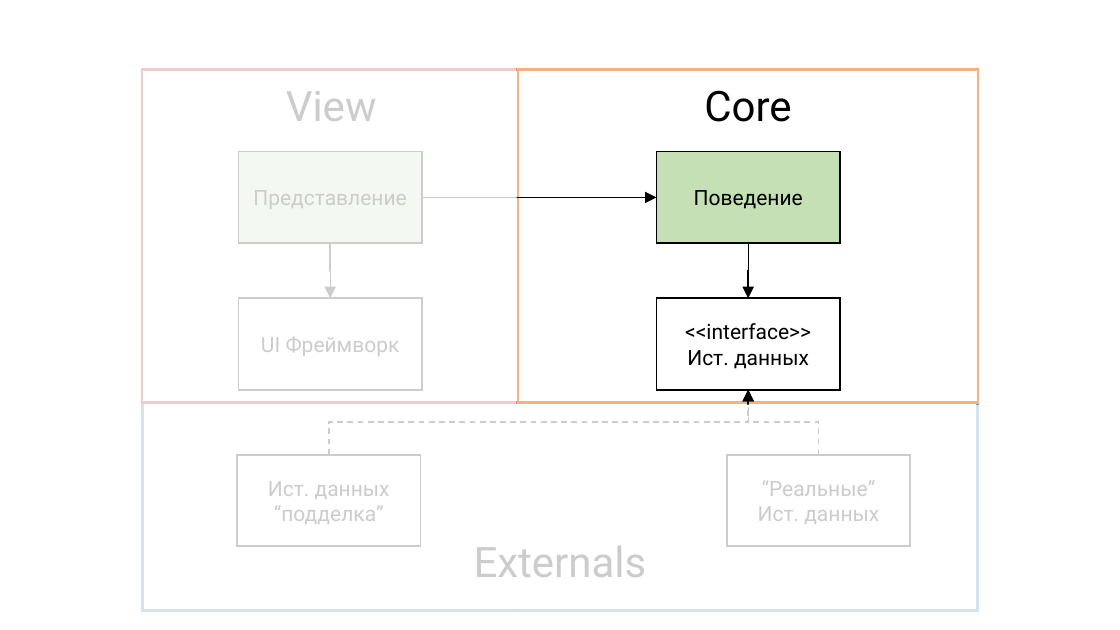
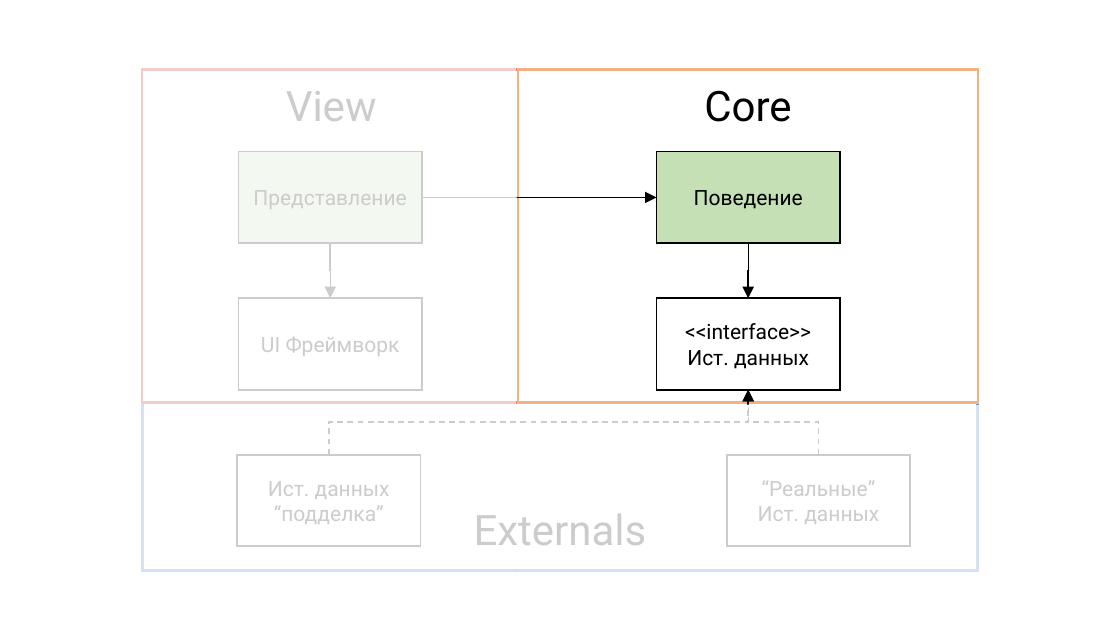
Before and after one commit to rkhaimov/brain-gym, a slide deck: slide 91 of Презентация.pptx. Drawn at 1120x630 pixels with LibreOffice and Linux fonts; fonts in the diff are those of the drawing; background and template pictures are left out. Boxes give left, top, right and bottom in pixels: in the first picture for what was removed or moved away, otherwise in the second. Text is boxed around its words. In the diff, an @@ line names an element or a change of style, - is before the commit and + after.

```diff
--- a/Презентация.pptx
+++ b/Презентация.pptx
@@ rectangle: place and size @@
-rectangle at <box>140,60,517,618</box>
+rectangle at <box>140,60,517,576</box>
@@ rectangle: place and size @@
-rectangle at <box>142,403,978,611</box>
+rectangle at <box>142,403,978,571</box>
@@ rectangle: place and size @@
-rectangle at <box>517,405,995,630</box>
+rectangle at <box>517,405,995,577</box>
@@ text "Externals": place and size @@
-text "Externals" at <box>474,546,647,577</box>
+text "Externals" at <box>474,514,647,545</box>
```
Also in this commit, not shown: 39 other slides changed, 9 slides added, 8 slides removed.
